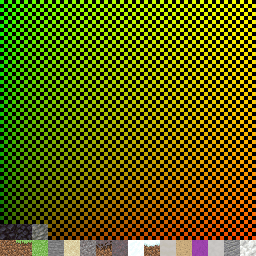
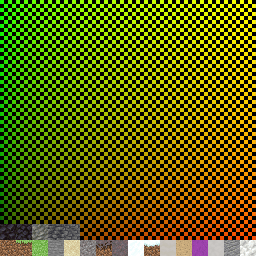
Layers edited between the first and the second 256px x 256px image:
painted on "blocks" over [48, 224, 80, 240]
